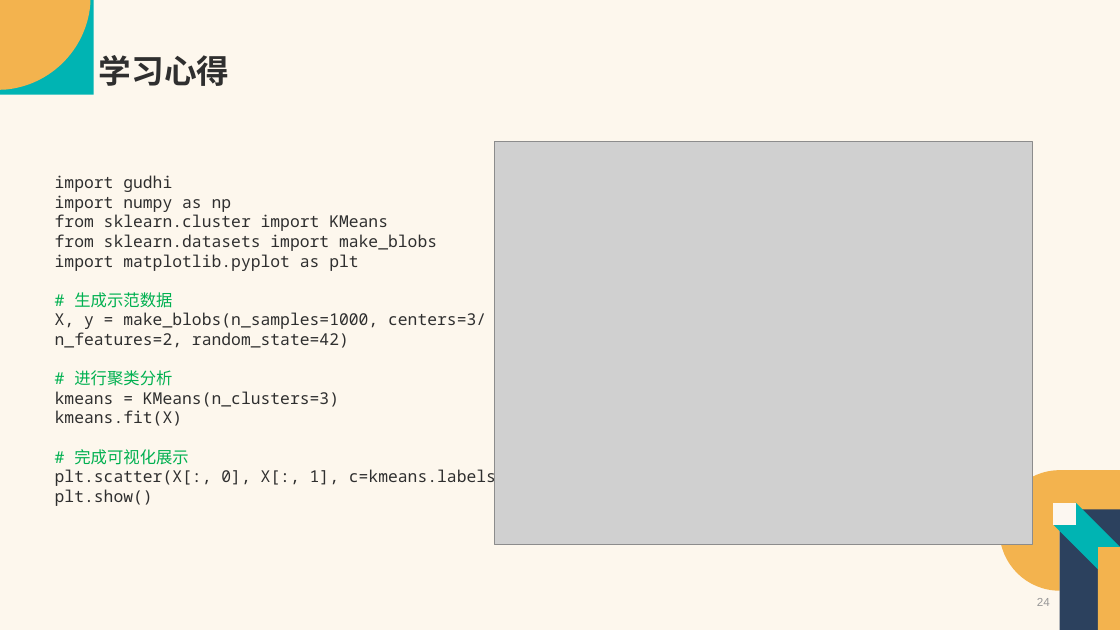
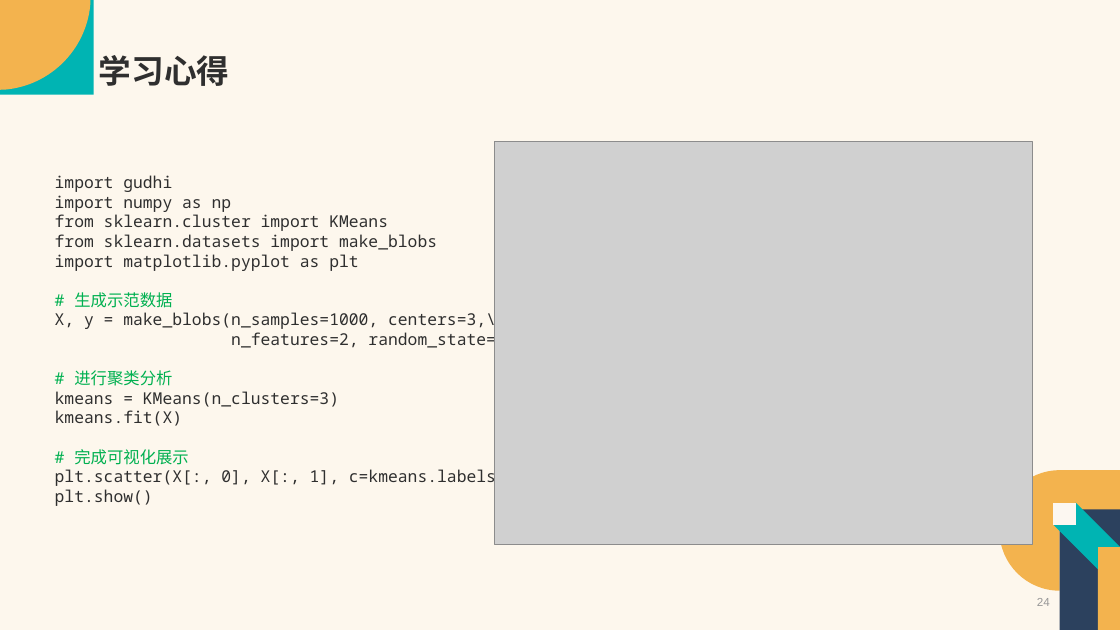
Before and after one commit to Vaelubo/Research, a slide deck: slide 24 of SSCI文章汇报-卢波.pptx. Drawn at 1120x630 pixels with LibreOffice and Linux fonts; fonts in the diff are those of the drawing; grey boxes stand for pictures. Boxes give left, top, right and bottom in pixels: in the first picture for what was removed or moved away, otherwise in the second. Text is boxed around its words. In the diff, an @@ line names an element or a change of style, - is before the commit and + after.

```diff
--- a/SSCI文章汇报-卢波.pptx
+++ b/SSCI文章汇报-卢波.pptx
@@ text at <box>55,310,496,330</box>: text changed @@
-X, y = make_blobs(n_samples=1000, centers=3/
+X, y = make_blobs(n_samples=1000, centers=3,\
```
Also in this commit, not shown: 1 other file.
